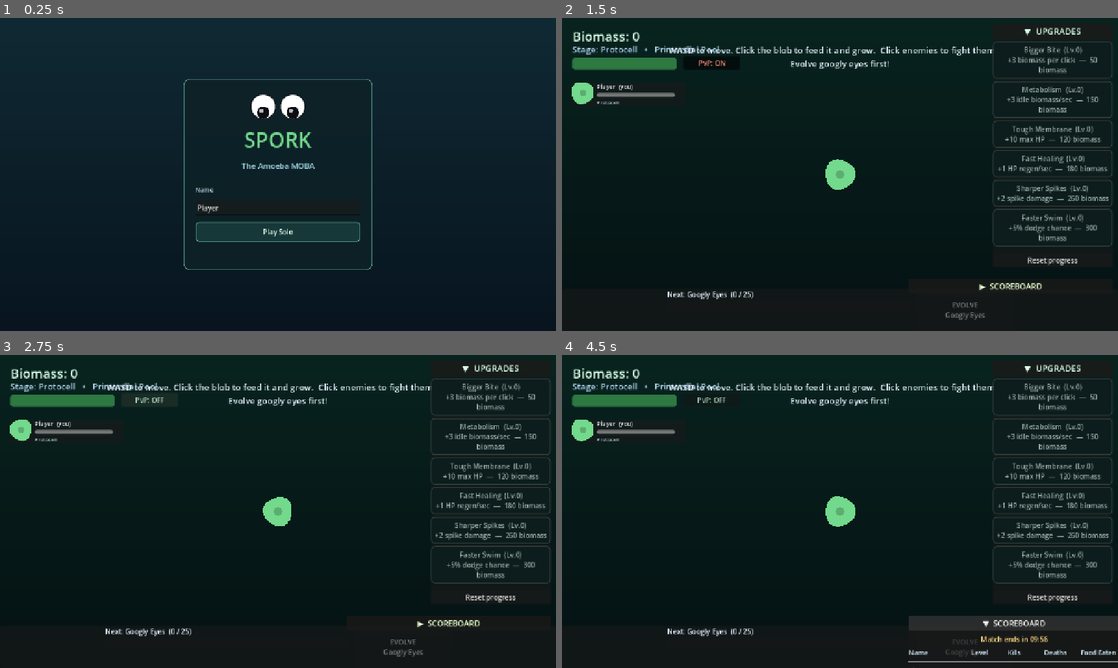
Above: before the commit, frames 1-4 (two rows, left to right).
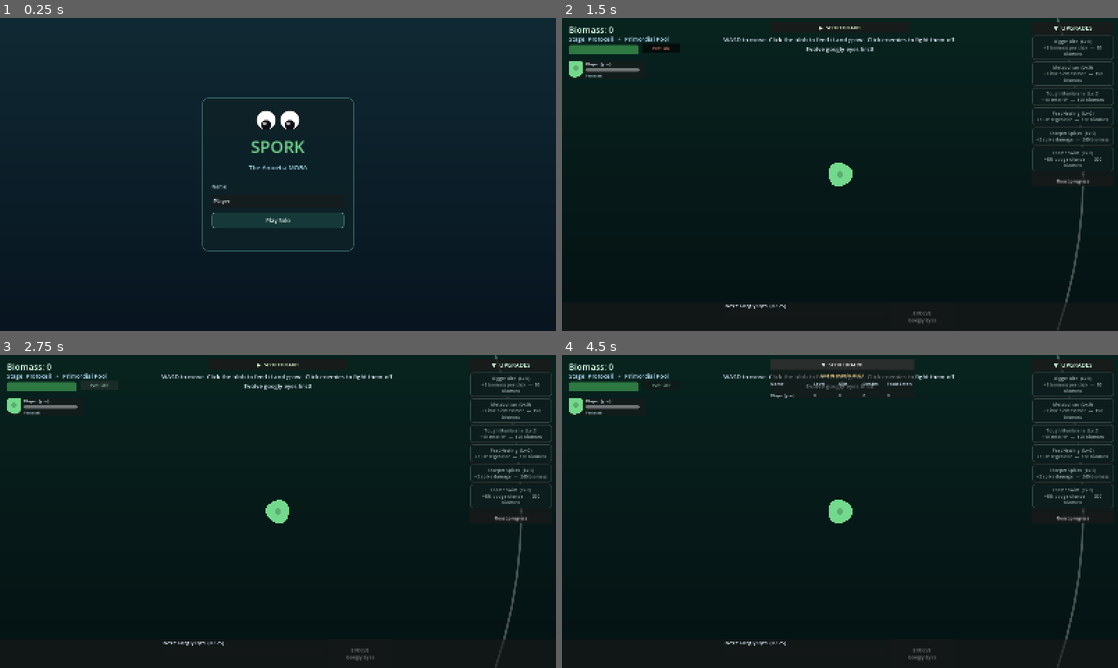
Above: after the commit, the same moments.

Repository: mjduke420/spork
Game: Godot game, scene res://scenes/menu.tscn
The game is run twice, just before and just after one commit, with the same random seed, the same clock (stepped at 60 frames per second) and the same inputs.
Inputs:
- Up to frame 1 (0.25 s): no input
- Up to frame 2 (1.5 s): click "Play Solo" at 0.5 s; click "PvP: OFF" at 1.25 s
- Up to frame 3 (2.75 s): click "PvP: ON" at 2 s
- Up to frame 4 (4.5 s): click "▼ UPGRADES" at 2.75 s; click "▶ UPGRADES" at 3.5 s; click "▶ SCOREBOARD" at 4.25 s

The runs differ from the first frame. In frame 1, 3.1% of the frame differs, in the area x 33-67%, y 19-81%; in frame 2, 8.3%; in frame 3, 8.3%; in frame 4, 11%, in the area x 1-100%, y 0-99%.

Commit message:
fix: stop UI from overscaling/overflowing on wide browser windows
canvas_items + expand stretch mode scales everything (world and UI
alike) by min(window_w/base_w, window_h/base_h). With the old 1280x720
base, any window whose height was the tighter constraint (common —
browser chrome eats vertical space) pushed that ratio above 1.0,
blowing up every UI element off the visible screen. Raised the base to
1600x900, which lowers that ratio for a given window size.

Also locks the scoreboard to top-center (was fragile stacked
positioning below the upgrade panel) and trims font/button/bar sizes
~15-20% across the HUD, upgrade panel, scoreboard, and roster panel
for extra headroom before anything overflows.

Diff:
--- a/project.godot
+++ b/project.godot
@@ -23,8 +23,8 @@
 
 [display]
 
-window/size/viewport_width=1280
-window/size/viewport_height=720
+window/size/viewport_width=1600
+window/size/viewport_height=900
 window/stretch/mode="canvas_items"
 window/stretch/aspect="expand"
 
--- a/scripts/hud.gd
+++ b/scripts/hud.gd
@@ -38,85 +38,88 @@
 	_on_hp_changed(GameState.local.hp, GameState.local.max_hp)
 
 func _build_ui() -> void:
-	_biomass_label = _add_label(Vector2(24, 20), 30, Color(0.85, 1.0, 0.9))
-	_stage_label = _add_label(Vector2(24, 58), 20, Color(0.7, 0.85, 0.95))
+	_biomass_label = _add_label(Vector2(20, 16), 25, Color(0.85, 1.0, 0.9))
+	_stage_label = _add_label(Vector2(20, 48), 17, Color(0.7, 0.85, 0.95))
 
 	_hp_bar = ProgressBar.new()
-	_hp_bar.position = Vector2(24, 92)
-	_hp_bar.custom_minimum_size = Vector2(240, 18)
-	_hp_bar.size = Vector2(240, 18)
+	_hp_bar.position = Vector2(20, 78)
+	_hp_bar.custom_minimum_size = Vector2(200, 15)
+	_hp_bar.size = Vector2(200, 15)
 	_hp_bar.show_percentage = false
 	_hp_bar.min_value = 0.0
 	add_child(_hp_bar)
 
 	_pvp_btn = Button.new()
-	_pvp_btn.position = Vector2(280, 88)
-	_pvp_btn.custom_minimum_size = Vector2(130, 26)
+	_pvp_btn.position = Vector2(232, 74)
+	_pvp_btn.custom_minimum_size = Vector2(108, 22)
+	_pvp_btn.add_theme_font_size_override("font_size", 13)
 	_pvp_btn.toggle_mode = true
 	_pvp_btn.button_pressed = GameState.local.pvp_enabled
 	_pvp_btn.pressed.connect(_on_pvp_toggled)
 	add_child(_pvp_btn)
 	_refresh_pvp_button()
 
-	_toast = _add_label(Vector2(24, 118), 20, Color(1.0, 0.5, 0.45))
+	_toast = _add_label(Vector2(20, 100), 17, Color(1.0, 0.5, 0.45))
 	_toast.visible = false
 
 	_help = Label.new()
 	_help.text = "WASD to move. Click the blob to feed it and grow.  Click enemies to fight them off.\nEvolve googly eyes first!"
 	_help.horizontal_alignment = HORIZONTAL_ALIGNMENT_CENTER
 	_help.set_anchors_preset(Control.PRESET_CENTER_TOP)
-	_help.offset_left = -400
-	_help.offset_right = 400
-	_help.offset_top = 60
-	_help.add_theme_font_size_override("font_size", 20)
+	_help.offset_left = -340
+	_help.offset_right = 340
+	_help.offset_top = 50
+	_help.add_theme_font_size_override("font_size", 17)
 	_help.add_theme_color_override("font_color", Color(0.9, 0.95, 1.0))
 	add_child(_help)
 
 	var panel := PanelContainer.new()
 	panel.set_anchors_preset(Control.PRESET_BOTTOM_WIDE)
-	panel.offset_top = -96
+	panel.offset_top = -82
 	panel.offset_left = 0
 	panel.offset_right = 0
 	add_child(panel)
 
 	var row := HBoxContainer.new()
-	row.add_theme_constant_override("separation", 16)
+	row.add_theme_constant_override("separation", 14)
 	row.alignment = BoxContainer.ALIGNMENT_CENTER
 	panel.add_child(row)
 
 	_bar_stack = VBoxContainer.new()
-	_bar_stack.custom_minimum_size = Vector2(560, 0)
+	_bar_stack.custom_minimum_size = Vector2(460, 0)
 	row.add_child(_bar_stack)
-	_bar_label = _child_label(_bar_stack, 16, Color(0.9, 0.95, 1.0))
+	_bar_label = _child_label(_bar_stack, 14, Color(0.9, 0.95, 1.0))
 	_bar = ProgressBar.new()
-	_bar.custom_minimum_size = Vector2(560, 26)
+	_bar.custom_minimum_size = Vector2(460, 22)
 	_bar.show_percentage = false
 	_bar.min_value = 0.0
 	_bar.max_value = 1.0
 	_bar_stack.add_child(_bar)
 
 	_evolve_btn = Button.new()
-	_evolve_btn.custom_minimum_size = Vector2(220, 60)
+	_evolve_btn.custom_minimum_size = Vector2(185, 50)
+	_evolve_btn.add_theme_font_size_override("font_size", 14)
 	_evolve_btn.pressed.connect(_on_evolve_pressed)
 	row.add_child(_evolve_btn)
 
 	_lineage_row = HBoxContainer.new()
-	_lineage_row.add_theme_constant_override("separation", 16)
+	_lineage_row.add_theme_constant_override("separation", 14)
 	_lineage_row.alignment = BoxContainer.ALIGNMENT_CENTER
 	_lineage_row.visible = false
 	panel.add_child(_lineage_row)
 	for id in EvolutionData.lineage_ids():
 		var btn := Button.new()
-		btn.custom_minimum_size = Vector2(240, 70)
+		btn.custom_minimum_size = Vector2(200, 58)
 		btn.autowrap_mode = TextServer.AUTOWRAP_WORD_SMART
+		btn.add_theme_font_size_override("font_size", 13)
 		btn.pressed.connect(_on_choose_lineage.bind(id))
 		_lineage_row.add_child(btn)
 		_lineage_buttons[id] = btn
 
 	_win_banner = Label.new()
 	_win_banner.set_anchors_preset(Control.PRESET_CENTER_TOP)
-	_win_banner.offset_top = 120
-	_win_banner.add_theme_font_size_override("font_size", 40)
+	_win_banner.offset_top = 100
+	_win_banner.add_theme_font_size_override("font_size", 34)
 	_win_banner.add_theme_color_override("font_color", Color(1.0, 0.95, 0.5))
 	_win_banner.visible = false
 	add_child(_win_banner)
--- a/scripts/roster_hud.gd
+++ b/scripts/roster_hud.gd
@@ -9,7 +9,7 @@
 const MiniAvatar := preload("res://scripts/mini_avatar.gd")
 const PlayerState := preload("res://scripts/player_state.gd")
 
-const AVATAR_SIZE := 48
+const AVATAR_SIZE := 40
 
 var _box: VBoxContainer
 var _rows: Dictionary = {}   # peer_id -> {row, name, hp, stage, state}
@@ -25,13 +25,13 @@
 func _build_ui() -> void:
 	var panel := PanelContainer.new()
 	panel.set_anchors_preset(Control.PRESET_TOP_LEFT)
-	panel.offset_left = 24
-	panel.offset_top = 148
+	panel.offset_left = 20
+	panel.offset_top = 124
 	add_child(panel)
 
 	_box = VBoxContainer.new()
-	_box.add_theme_constant_override("separation", 6)
-	_box.custom_minimum_size = Vector2(260, 0)
+	_box.add_theme_constant_override("separation", 5)
+	_box.custom_minimum_size = Vector2(220, 0)
 	panel.add_child(_box)
 
 func _add_row(peer_id: int) -> void:
@@ -59,21 +59,21 @@
 	vp.add_child(avatar)
 
 	var info := VBoxContainer.new()
-	info.custom_minimum_size = Vector2(180, 0)
+	info.custom_minimum_size = Vector2(155, 0)
 	row.add_child(info)
 
 	var name_label := Label.new()
-	name_label.add_theme_font_size_override("font_size", 14)
+	name_label.add_theme_font_size_override("font_size", 12)
 	name_label.add_theme_color_override("font_color", Color(0.9, 0.95, 1.0))
 	info.add_child(name_label)
 
 	var hp_bar := ProgressBar.new()
-	hp_bar.custom_minimum_size = Vector2(0, 10)
+	hp_bar.custom_minimum_size = Vector2(0, 9)
 	hp_bar.show_percentage = false
 	info.add_child(hp_bar)
 
 	var stage_label := Label.new()
-	stage_label.add_theme_font_size_override("font_size", 12)
+	stage_label.add_theme_font_size_override("font_size", 11)
 	stage_label.add_theme_color_override("font_color", Color(0.7, 0.85, 0.9))
 	info.add_child(stage_label)
 
--- a/scripts/scoreboard_panel.gd
+++ b/scripts/scoreboard_panel.gd
@@ -9,15 +9,15 @@
 ## deaths/food_eaten all ride along on one of those — see hostile.gd's
 ## take_damage(), food.gd, and player_state.gd's take_damage()).
 ##
-## Docked top-right below the upgrade panel, toggled by clicking its header —
-## Tab used to toggle it, but Godot's own UI focus-cycling can consume Tab
-## once any Button (e.g. an upgrade) holds focus, so it silently never
-## reached this script's input handler.
+## Locked to top-center, toggled by clicking its header — Tab used to toggle
+## it, but Godot's own UI focus-cycling can consume Tab once any Button
+## (e.g. an upgrade) holds focus, so it silently never reached this script's
+## input handler.
 
 const PlayerState := preload("res://scripts/player_state.gd")
 
-const COL_WIDTHS := [140, 80, 80, 80, 90]
-const PANEL_WIDTH := 470
+const COL_WIDTHS := [120, 68, 66, 66, 78]
+const PANEL_WIDTH := 400
 
 var _header_btn: Button
 var _content: VBoxContainer
@@ -50,10 +50,10 @@
 
 func _build_ui() -> void:
 	var panel := PanelContainer.new()
-	panel.set_anchors_preset(Control.PRESET_TOP_RIGHT)
-	panel.offset_left = -PANEL_WIDTH - 12
-	panel.offset_right = -12
-	panel.offset_top = 600   # clears the upgrade panel's full expanded height (measured ~492px) with a generous margin
+	panel.set_anchors_preset(Control.PRESET_CENTER_TOP)
+	panel.offset_left = -PANEL_WIDTH * 0.5
+	panel.offset_right = PANEL_WIDTH * 0.5
+	panel.offset_top = 12
 	add_child(panel)
 
 	var vbox := VBoxContainer.new()
@@ -61,20 +61,20 @@
 	panel.add_child(vbox)
 
 	_header_btn = Button.new()
-	_header_btn.custom_minimum_size = Vector2(PANEL_WIDTH, 34)
-	_header_btn.add_theme_font_size_override("font_size", 18)
+	_header_btn.custom_minimum_size = Vector2(PANEL_WIDTH, 28)
+	_header_btn.add_theme_font_size_override("font_size", 15)
 	_header_btn.add_theme_color_override("font_color", Color(0.9, 1.0, 0.8))
 	_header_btn.pressed.connect(_toggle_collapsed)
 	vbox.add_child(_header_btn)
 
 	_content = VBoxContainer.new()
-	_content.add_theme_constant_override("separation", 8)
+	_content.add_theme_constant_override("separation", 6)
 	vbox.add_child(_content)
 
 	_timer_label = Label.new()
 	_timer_label.text = _format_time(GameState.match_time_remaining)
 	_timer_label.horizontal_alignment = HORIZONTAL_ALIGNMENT_CENTER
-	_timer_label.add_theme_font_size_override("font_size", 16)
+	_timer_label.add_theme_font_size_override("font_size", 13)
 	_timer_label.add_theme_color_override("font_color", Color(1.0, 0.85, 0.5))
 	_content.add_child(_timer_label)
 
@@ -108,7 +108,7 @@
 		var l := Label.new()
 		l.text = str(cols[i])
 		l.custom_minimum_size = Vector2(COL_WIDTHS[i], 0)
-		l.add_theme_font_size_override("font_size", 15 if header else 14)
+		l.add_theme_font_size_override("font_size", 13 if header else 12)
 		var col: Color = Color(0.85, 0.95, 1.0) if header else Color(0.75, 0.85, 0.9)
 		l.add_theme_color_override("font_color", col)
 		row.add_child(l)
--- a/scripts/upgrade_panel.gd
+++ b/scripts/upgrade_panel.gd
@@ -24,7 +24,7 @@
 	"dodge": Color(0.35, 0.75, 0.95),   # Faster Swim — cyan, water/speed
 }
 
-const PANEL_WIDTH := 276
+const PANEL_WIDTH := 235
 
 var _buttons: Dictionary = {}   # id -> Button
 var _header_btn: Button
@@ -53,20 +53,21 @@
 	panel.add_child(box)
 
 	_header_btn = Button.new()
-	_header_btn.custom_minimum_size = Vector2(PANEL_WIDTH, 34)
-	_header_btn.add_theme_font_size_override("font_size", 20)
+	_header_btn.custom_minimum_size = Vector2(PANEL_WIDTH, 30)
+	_header_btn.add_theme_font_size_override("font_size", 17)
 	_header_btn.add_theme_color_override("font_color", Color(0.85, 1.0, 0.9))
 	_header_btn.pressed.connect(_toggle_collapsed)
 	box.add_child(_header_btn)
 
 	_content = VBoxContainer.new()
-	_content.add_theme_constant_override("separation", 6)
+	_content.add_theme_constant_override("separation", 5)
 	box.add_child(_content)
 
 	for upg in UpgradeData.UPGRADES:
 		var btn := Button.new()
-		btn.custom_minimum_size = Vector2(PANEL_WIDTH, 46)
+		btn.custom_minimum_size = Vector2(PANEL_WIDTH, 40)
 		btn.autowrap_mode = TextServer.AUTOWRAP_WORD_SMART
+		btn.add_theme_font_size_override("font_size", 13)
 		btn.add_theme_color_override("font_color", Color(0.92, 1.0, 0.95))
 		btn.add_theme_color_override("font_hover_color", Color(1.0, 1.0, 1.0))
 		btn.add_theme_color_override("font_disabled_color", Color(0.6, 0.68, 0.66))
@@ -77,7 +78,8 @@
 	_content.add_child(HSeparator.new())
 	var reset := Button.new()
 	reset.text = "Reset progress"
-	reset.custom_minimum_size = Vector2(PANEL_WIDTH, 32)
+	reset.custom_minimum_size = Vector2(PANEL_WIDTH, 28)
+	reset.add_theme_font_size_override("font_size", 13)
 	reset.pressed.connect(func(): GameState.local.reset())
 	_content.add_child(reset)
 
